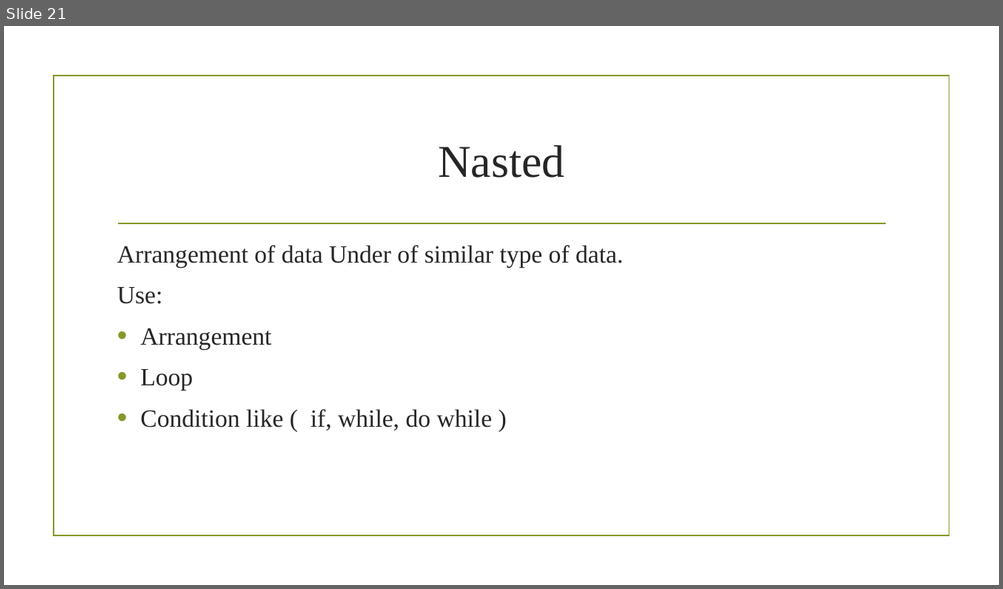
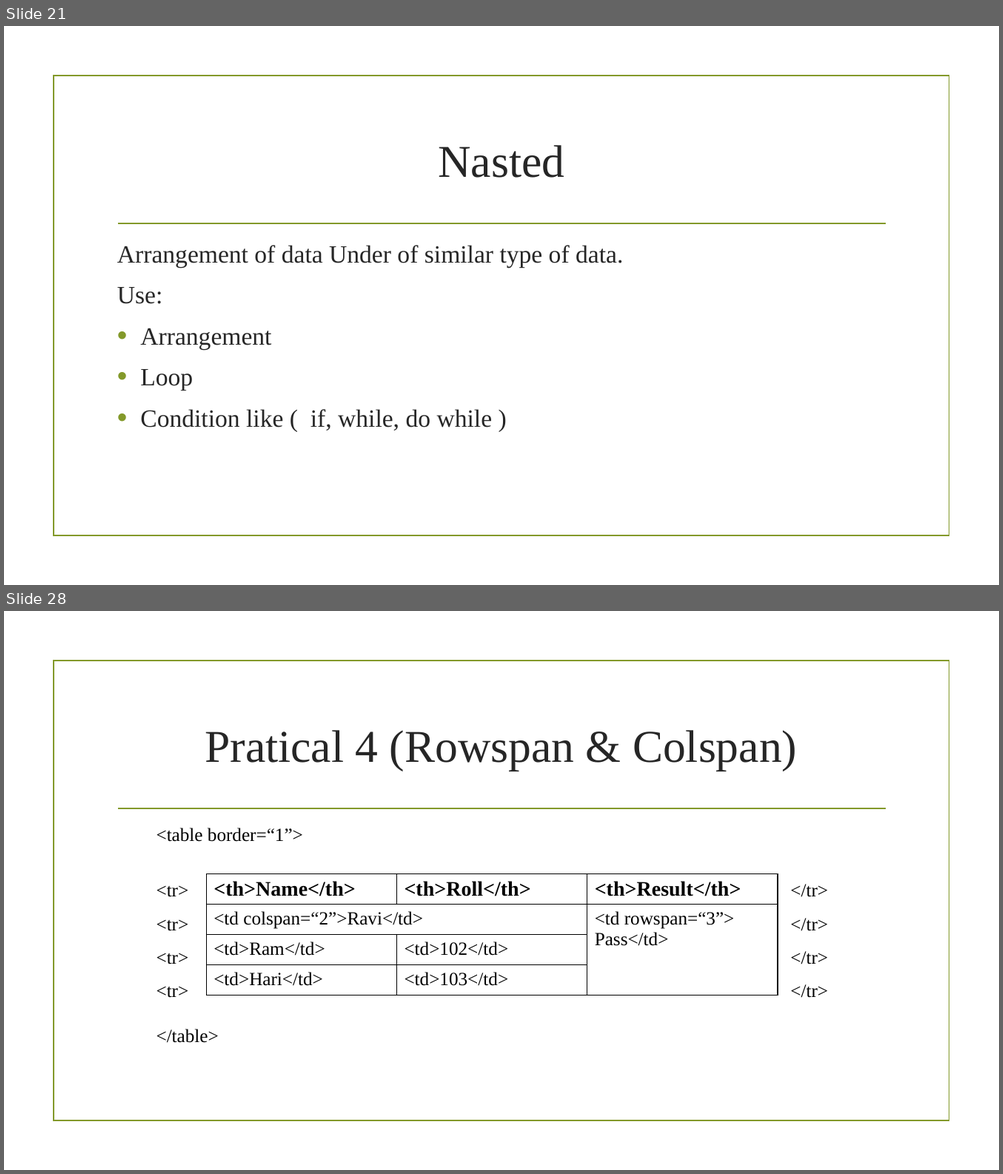
Before and after one commit to sagarshrestha81/FED, a slide deck: HTML.pptx. Shown one above the other, each under a label of ours: slide 21 before the commit, slides 21 and 28 after it; the slides between them are not shown. The pictures are 1003x589 and 1003x1174 pixels, drawn with LibreOffice and Linux fonts; fonts in the diff are those of the drawing; background and template pictures are left out. Boxes give left, top, right and bottom in pixels: in the first picture for what was removed or moved away, otherwise in the second. Text is boxed around its words. In the diff, an @@ line names an element or a change of style, - is before the commit and + after.

Commit message:
introduction to table

```diff
--- a/HTML.pptx
+++ b/HTML.pptx
@@ slide 28 added at (4, 611, 999, 1170), background picture (left out); not listed: 2 template elements that a slide beside it also shows @@
@@ title added at (205, 730, 797, 771), 44 pt, text #262626 @@
+Pratical 4 (Rowspan & Colspan)
@@ text added at (156, 828, 828, 998), 18 pt, text #000000 @@
+<table border=“1”>
+<tr> </tr>
+<tr> </tr>
+<tr> </tr>
+<tr> </tr>
+</table>
@@ table added at (206, 874, 777, 997), 4 rows, 3 columns @@
+<th>Name</th> | <th>Roll</th> | <th>Result</th>
+<td colspan=“2”>Ravi</td> |  | <td rowspan=“3”> / Pass</td>
+<td>Ram</td> | <td>102</td> | 
+<td>Hari</td> | <td>103</td> | 
```
Also in this commit, not shown: 6 slides changed, 9 other slides added, 1 other file.
